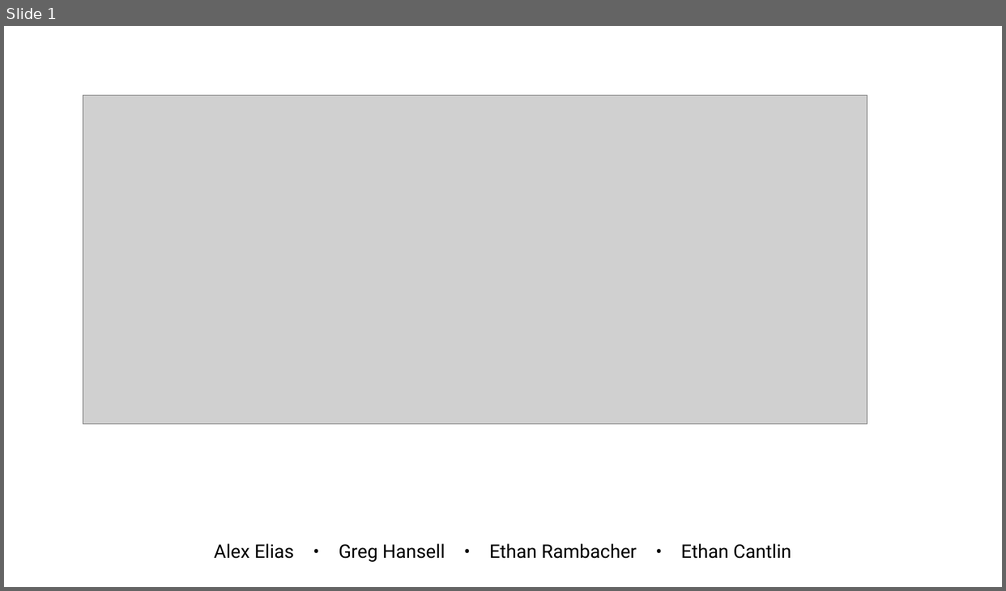
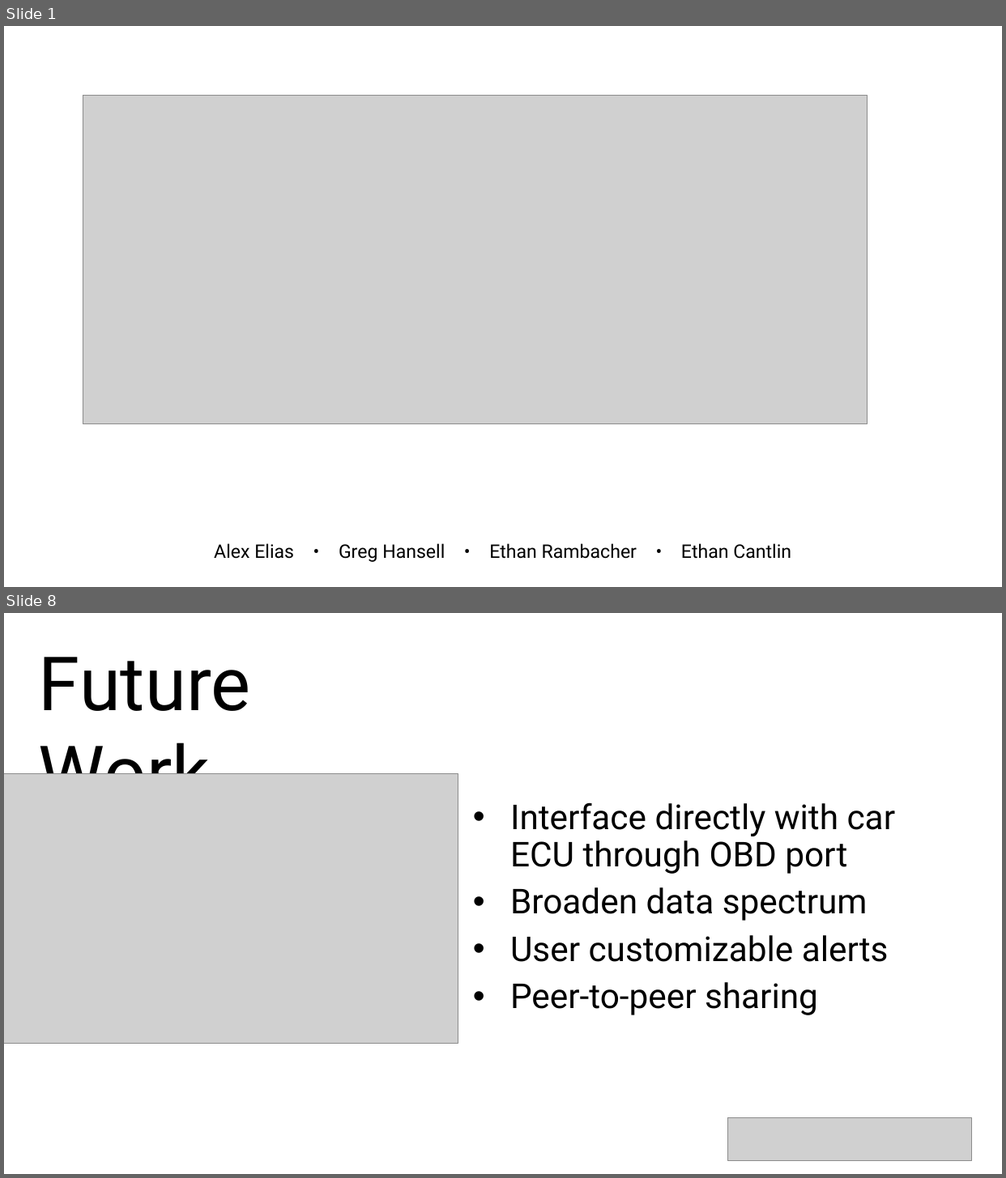
Before and after one commit to gregjhansell97/country-roads, a slide deck: presentation.pptx. Shown one above the other, each under a label of ours: slide 1 before the commit, slides 1 and 8 after it; the slides between them are not shown. The pictures are 1006x591 and 1006x1178 pixels, drawn with LibreOffice and Linux fonts; fonts in the diff are those of the drawing; grey boxes stand for pictures. Boxes give left, top, right and bottom in pixels: in the first picture for what was removed or moved away, otherwise in the second. Text is boxed around its words. In the diff, an @@ line names an element or a change of style, - is before the commit and + after.

```diff
--- a/presentation.pptx
+++ b/presentation.pptx
@@ slide 8 added at (4, 613, 1002, 1174), background #FFFFFF @@
@@ text added at (39, 657, 251, 774), 72 pt, text #000000 @@
+Future Work
@@ picture added at (4, 774, 458, 1043) @@
@@ text added at (510, 803, 895, 1016), 33 pt, text #000000 @@
+• Interface directly with car ECU through OBD port
+• Broaden data spectrum
+• User customizable alerts
+• Peer-to-peer sharing
@@ picture added at (728, 1118, 973, 1161) @@
```
Also in this commit, not shown: 2 slides changed, 4 other slides added, 1 slide removed, 12 other files.
